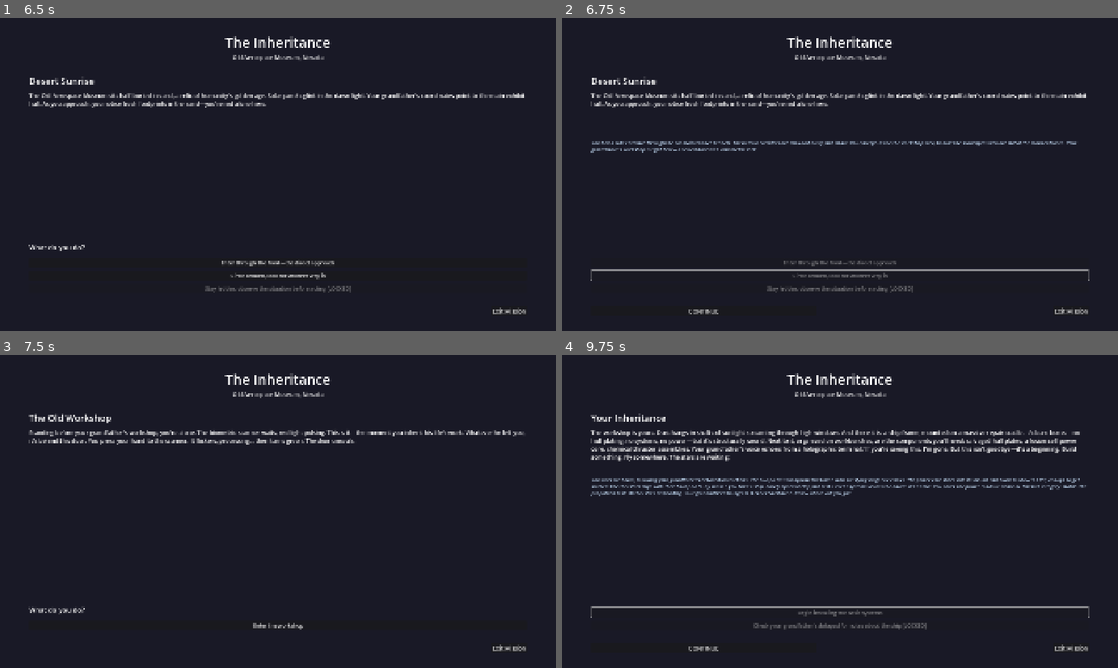
Above: before the commit, frames 1-4 (two rows, left to right).
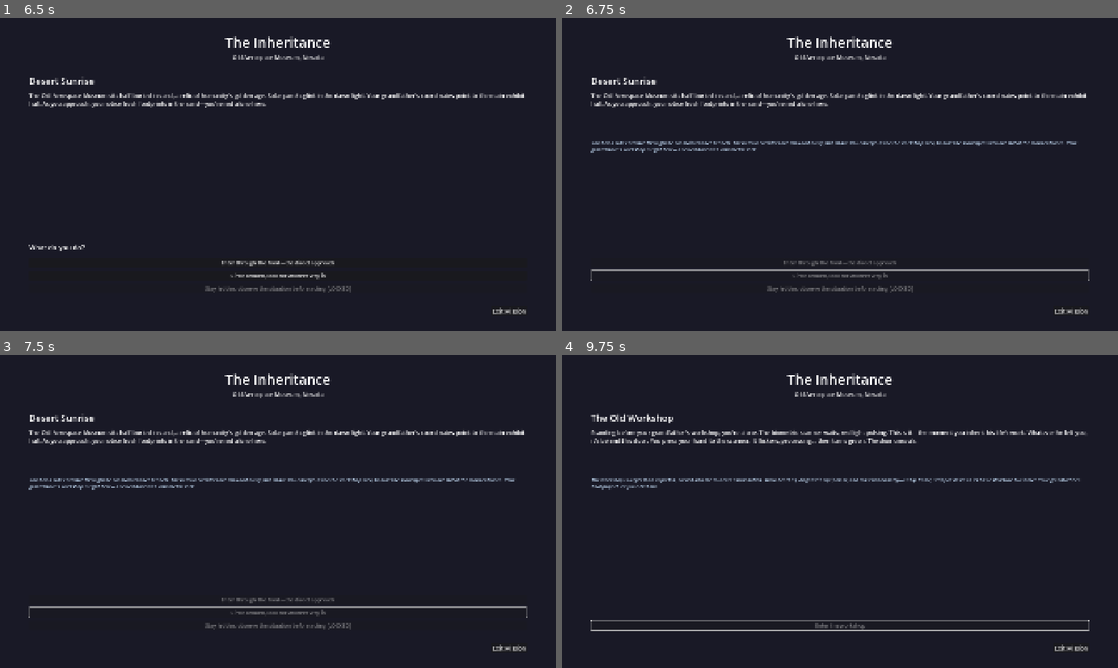
Above: after the commit, the same moments.

Repository: sethshoultes/space-adventures
Game: Godot game, scene res://scenes/main_menu.tscn
The game is run twice, just before and just after one commit, with the same random seed, the same clock (stepped at 60 frames per second) and the same inputs.
Inputs (mouse positions are in pixels of both pictures, inside the frame that each line leads up to):
- Up to frame 1 (6.5 s): click "Test AI Chat" at 0.5 s; click "Test Mission Generation" at 1.25 s; click "Test Dialogue Generation" at 2 s; click "Test Hull System" at 2.75 s; click "Test Power Core System" at 3.5 s; click "Test Propulsion System" at 4.25 s; click "OPEN WORKSHOP" at 5 s; click "MISSIONS" at 5.75 s
- Up to frame 2 (6.75 s): click "Circle around, look for anoth…" at 6.5 s
- Up to frame 3 (7.5 s): click (139, 649) at 7.25 s, where only the run before the commit has a clickable "CONTINUE"
- Up to frame 4 (9.75 s): click (840, 624) at 8 s, where only the run before the commit has a clickable "Enter the workshop"; click (701, 649) at 8.75 s, where only the run before the commit has a clickable "CONTINUE"; click "Begin installing the basic sy…" (after the commit: "Enter the workshop") at 9.5 s

Frame 1 is identical in both runs. In frame 2, less than 0.1% of the frame differs, in the area x 22-29%, y 93-95%; in frame 3, 3.9%; in frame 4, 6.9%, in the area x 5-95%, y 18-95%.

Commit message:
feat: Implement inline flow for mission narrative (auto-advance)
Replaced jarring Continue button workflow with smooth auto-advance flow for
better narrative immersion.

Changes:
- Result text displays after choice
- Auto-advance to next stage after 2-second delay
- Removed Continue button from UI
- Removed waiting_for_continue logic
- Previous result text stays visible for continuity
- Feels like reading a flowing story, not clicking through menus

User Experience Improvement:
BEFORE: Choice → Result → Click Continue → Next Stage
AFTER: Choice → Result (2s pause) → Next Stage flows in

This creates a more cinematic, immersive narrative experience without
the interruption of button clicks between every stage.

Files Modified:
- godot/scripts/ui/mission.gd (auto-advance logic)
- godot/scenes/mission.tscn (removed Continue button)

🤖 Generated with [Claude Code](https://claude.com/claude-code)

Co-Authored-By: Claude <noreply@anthropic.com>

Diff:
--- a/godot/scenes/mission.tscn
+++ b/godot/scenes/mission.tscn
@@ -128,13 +128,6 @@
 layout_mode = 2
 theme_override_constants/separation = 20
 
-[node name="ContinueButton" type="Button" parent="MarginContainer/VBoxContainer/Actions"]
-visible = false
-layout_mode = 2
-size_flags_horizontal = 3
-theme_override_font_sizes/font_size = 20
-text = "CONTINUE"
-
 [node name="Spacer" type="Control" parent="MarginContainer/VBoxContainer/Actions"]
 layout_mode = 2
 size_flags_horizontal = 3
@@ -148,5 +141,4 @@
 [connection signal="pressed" from="MarginContainer/VBoxContainer/Choices/Choice2" to="." method="_on_choice_pressed" binds= [1]]
 [connection signal="pressed" from="MarginContainer/VBoxContainer/Choices/Choice3" to="." method="_on_choice_pressed" binds= [2]]
 [connection signal="pressed" from="MarginContainer/VBoxContainer/Choices/Choice4" to="." method="_on_choice_pressed" binds= [3]]
-[connection signal="pressed" from="MarginContainer/VBoxContainer/Actions/ContinueButton" to="." method="_on_continue_pressed"]
 [connection signal="pressed" from="MarginContainer/VBoxContainer/Actions/ExitButton" to="." method="_on_exit_pressed"]
--- a/godot/scripts/ui/mission.gd
+++ b/godot/scripts/ui/mission.gd
@@ -16,12 +16,10 @@
 	$MarginContainer/VBoxContainer/Choices/Choice3,
 	$MarginContainer/VBoxContainer/Choices/Choice4
 ]
-@onready var continue_button: Button = $MarginContainer/VBoxContainer/Actions/ContinueButton
 @onready var exit_button: Button = $MarginContainer/VBoxContainer/Actions/ExitButton
 
 # Current state
 var current_choices: Array = []
-var waiting_for_continue: bool = false
 
 func _ready() -> void:
 	print("Mission scene initialized")
@@ -54,16 +52,12 @@
 	stage_title.text = stage.get("title", "")
 	description.text = stage.get("description", "")
 
-	# Hide result text
-	result_text.visible = false
+	# Keep result text visible for continuity, let it fade naturally
+	# (Will be hidden on next choice)
 
 	# Load choices
 	current_choices = stage.get("choices", [])
 	_display_choices()
-
-	# Reset continue button
-	continue_button.visible = false
-	waiting_for_continue = false
 
 	print("Mission: Loaded stage '%s' with %d choices" % [stage.get("stage_id", ""), current_choices.size()])
 
@@ -133,6 +127,9 @@
 	var choice = current_choices[choice_index]
 	print("Mission: Player chose: %s" % choice.get("text", ""))
 
+	# Hide previous result text (if any)
+	result_text.visible = false
+
 	# Disable all choice buttons
 	for button in choice_buttons:
 		button.disabled = true
@@ -160,10 +157,10 @@
 
 	# Check if mission continues or ends
 	if consequence.has("next_stage"):
-		# Continue to next stage
-		waiting_for_continue = true
-		continue_button.visible = true
+		# Continue to next stage automatically after delay
 		choices_label.visible = false
+		await get_tree().create_timer(2.0).timeout
+		_load_current_stage()
 
 	elif consequence.has("mission_complete") or consequence.get("mission_complete", false):
 		# Mission completed
@@ -240,15 +237,6 @@
 	else:
 		return item_id.replace("_", " ").capitalize()
 
-func _on_continue_pressed() -> void:
-	"""Continue to next stage"""
-
-	if not waiting_for_continue:
-		return
-
-	print("Mission: Continuing to next stage")
-	_load_current_stage()
-
 func _on_exit_pressed() -> void:
 	"""Exit mission and return to main menu/workshop"""
 
Not shown, added: godot/scripts/autoload/mission_manager.gd.uid
Not shown, added: godot/scripts/ui/mission.gd.uid
